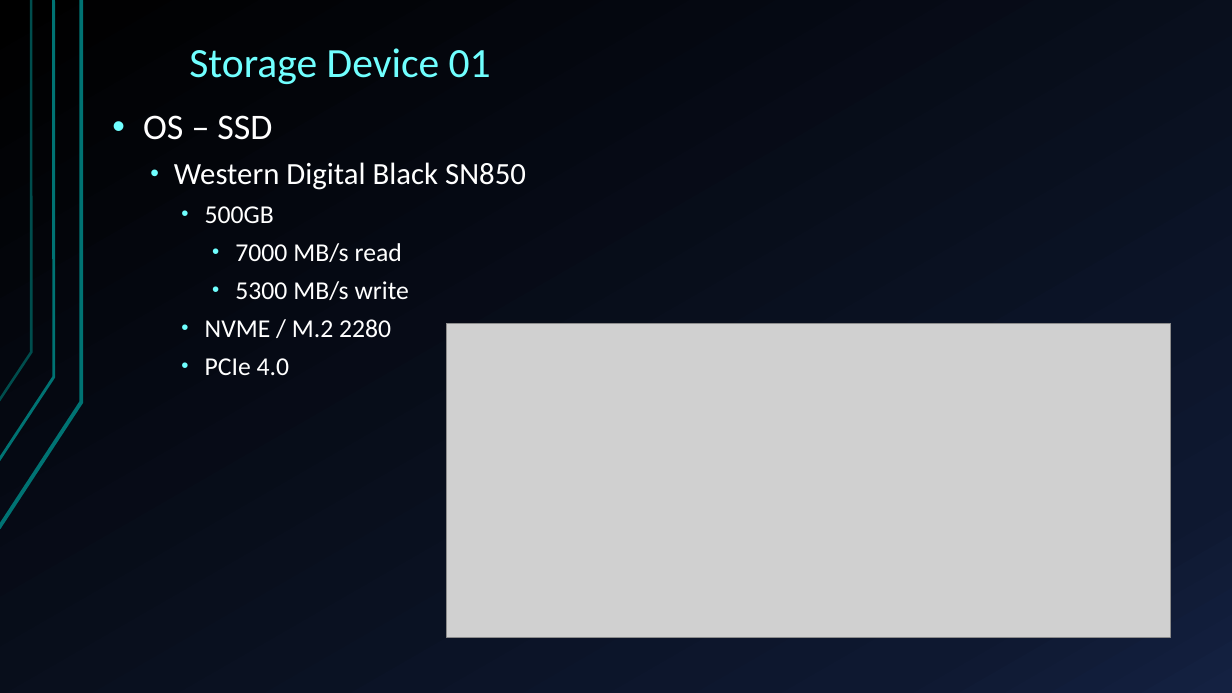
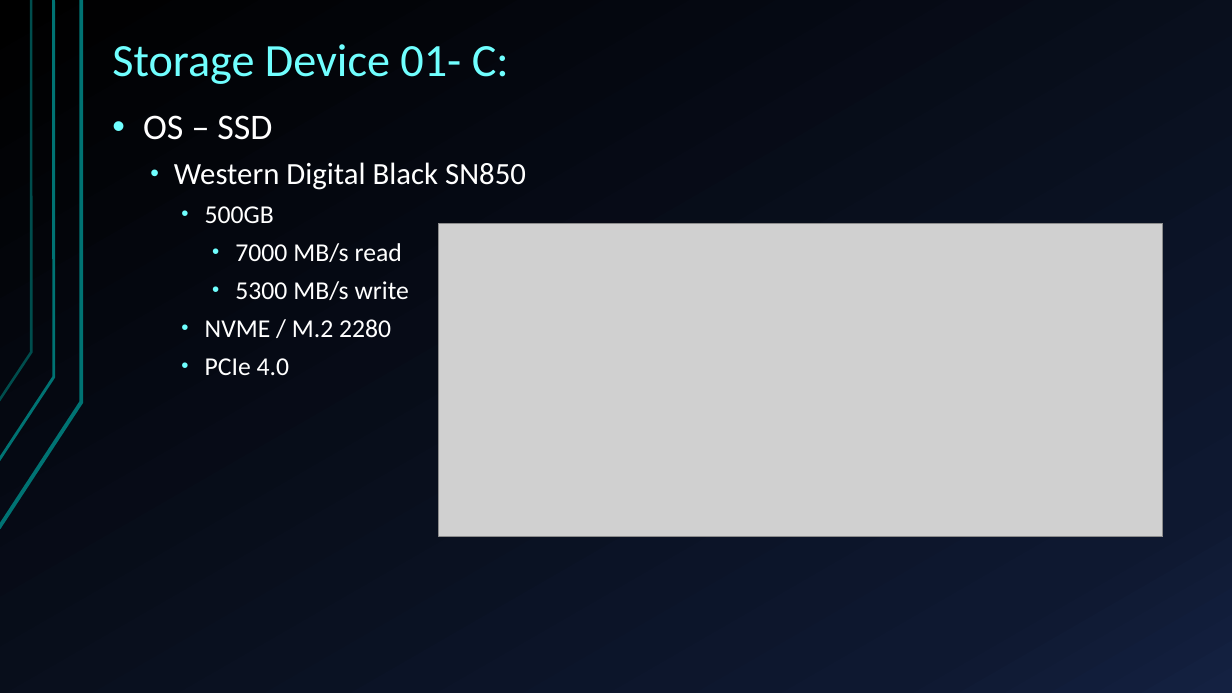
Before and after one commit to Ploppa-Smurph/ctec112_IT_HardwareSupport, a slide deck: slide 10 of buildPC.pptx. Drawn at 1232x693 pixels with LibreOffice and Linux fonts; fonts in the diff are those of the drawing; grey boxes stand for pictures. Boxes give left, top, right and bottom in pixels: in the first picture for what was removed or moved away, otherwise in the second. Text is boxed around its words. In the diff, an @@ line names an element or a change of style, - is before the commit and + after.

```diff
--- a/buildPC.pptx
+++ b/buildPC.pptx
@@ title at [112,44,509,84]: text changed; size 32.4 to 36 pt @@
-Storage Device 01
+Storage Device 01- C:
@@ picture: place and size @@
-picture at [446,323,1170,637]
+picture at [439,224,1163,537]
```
Also in this commit, not shown: 2 other slides changed, 4 slides added, 1 slide removed.
